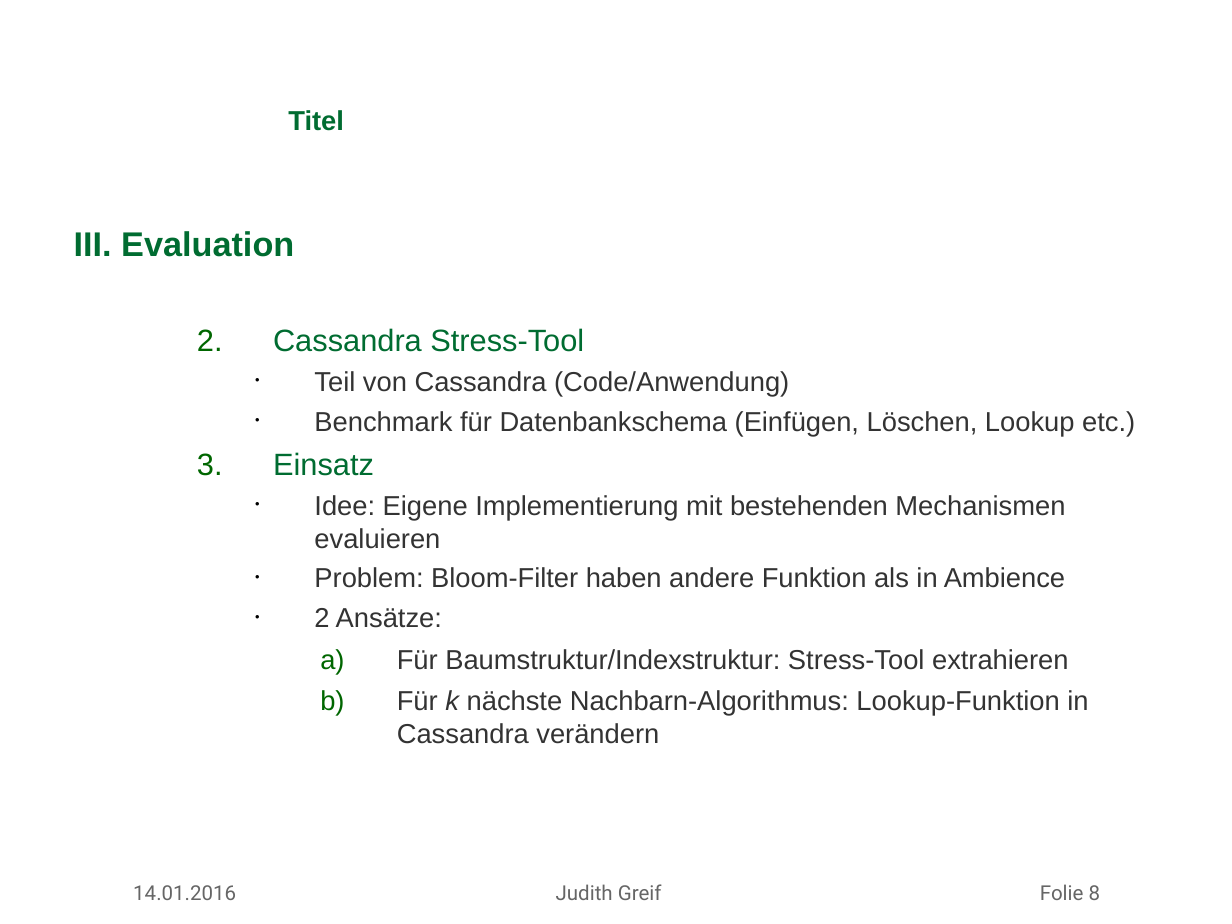
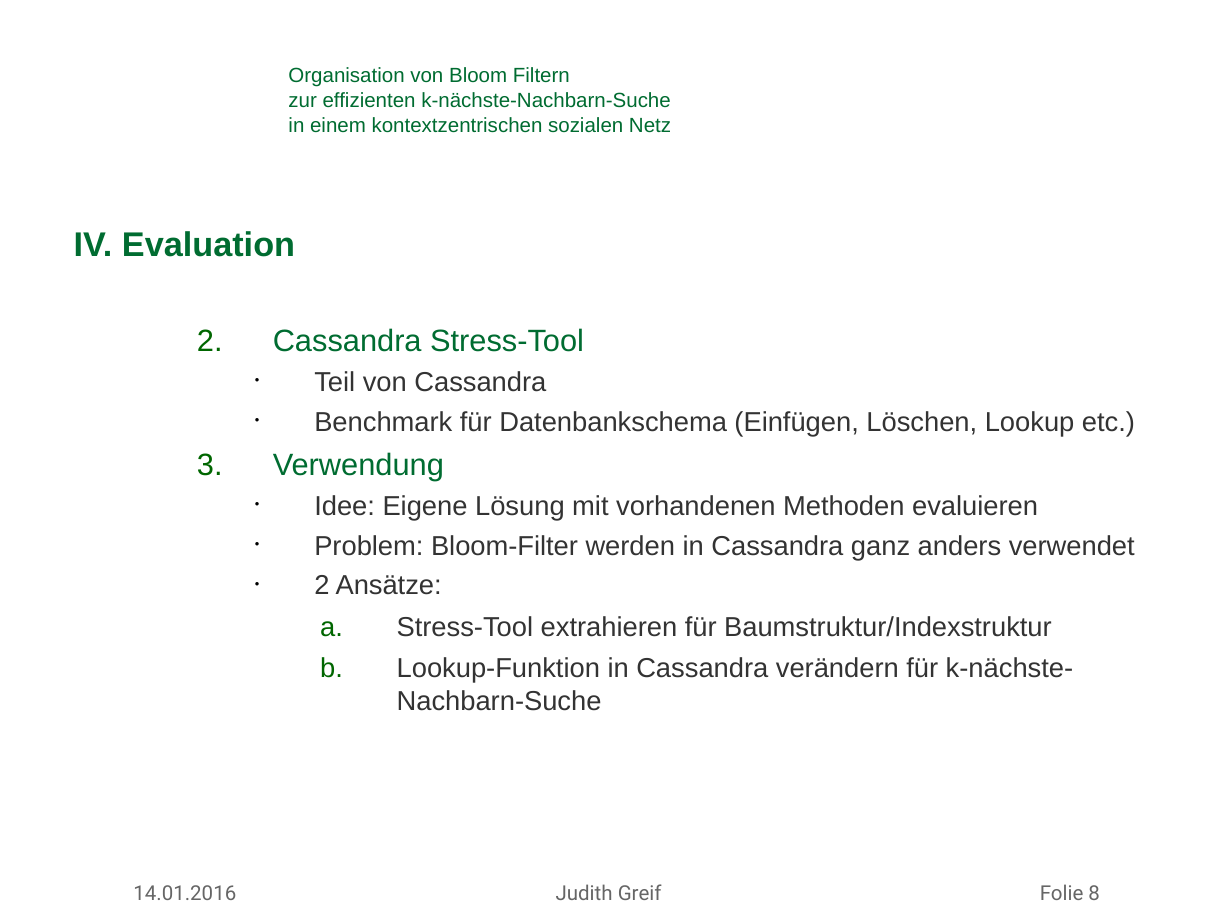
Before and after one commit to missgreenwood/masterarbeit, a slide deck: slide 8 of mdsg_latex_10062012/slides/antrittsvortrag_greif.ppt. Drawn at 1232x924 pixels with LibreOffice and Linux fonts; fonts in the diff are those of the drawing; background and template pictures are left out. Boxes give left, top, right and bottom in pixels: in the first picture for what was removed or moved away, otherwise in the second. Text is boxed around its words. In the diff, an @@ line names an element or a change of style, - is before the commit and + after.

```diff
--- a/mdsg_latex_10062012/slides/antrittsvortrag_greif.ppt
+++ b/mdsg_latex_10062012/slides/antrittsvortrag_greif.ppt
@@ title at (288,67,671,133): text changed; size 16 to 12 pt; bold off @@
-Titel
+Organisation von Bloom Filtern
+zur effizienten k-nächste-Nachbarn-Suche
+in einem kontextzentrischen sozialen Netz
@@ text at (74,231,295,257): text changed @@
-III. Evaluation
+IV. Evaluation
@@ text at (314,371,546,392): text changed @@
-    • Teil von Cassandra (Code/Anwendung)
+    • Teil von Cassandra
@@ text at (314,495,1135,560): text changed @@
-  3. Einsatz
-    • Idee: Eigene Implementierung mit bestehenden Mechanismen evaluieren
-    • Problem: Bloom-Filter haben andere Funktion als in Ambience
+  3. Verwendung
+    • Idee: Eigene Lösung mit vorhandenen Methoden evaluieren
+    • Problem: Bloom-Filter werden in Cassandra ganz anders verwendet
@@ text at (397,616,1073,711): text changed @@
-a) Für Baumstruktur/Indexstruktur: Stress-Tool extrahieren
-b) Für k nächste Nachbarn-Algorithmus: Lookup-Funktion in Cassandra verändern
+a. Stress-Tool extrahieren für Baumstruktur/Indexstruktur
+b. Lookup-Funktion in Cassandra verändern für k-nächste-Nachbarn-Suche
```
Also in this commit, not shown: 7 other slides changed, 1 slide added, 1 slide removed, 16 other files.
